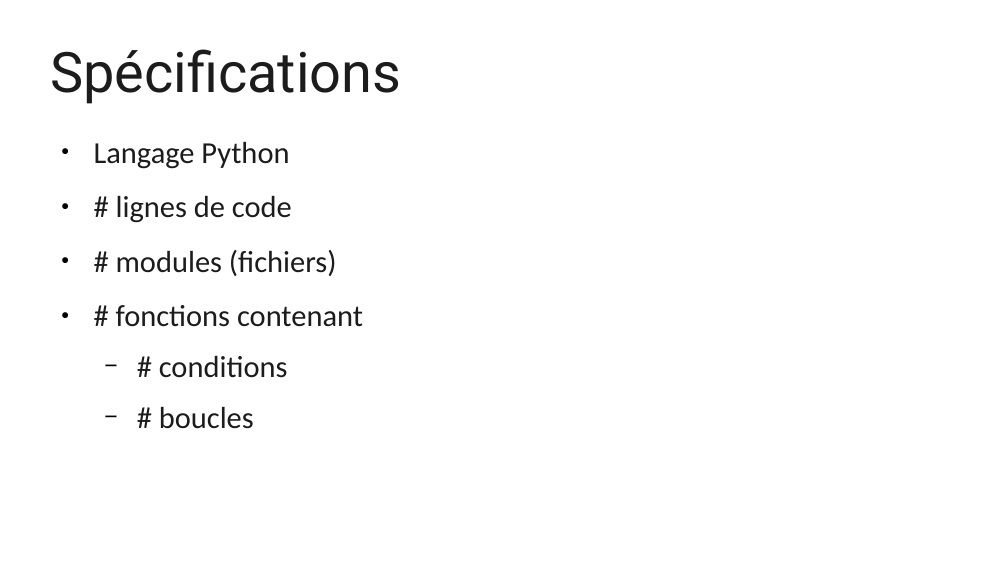
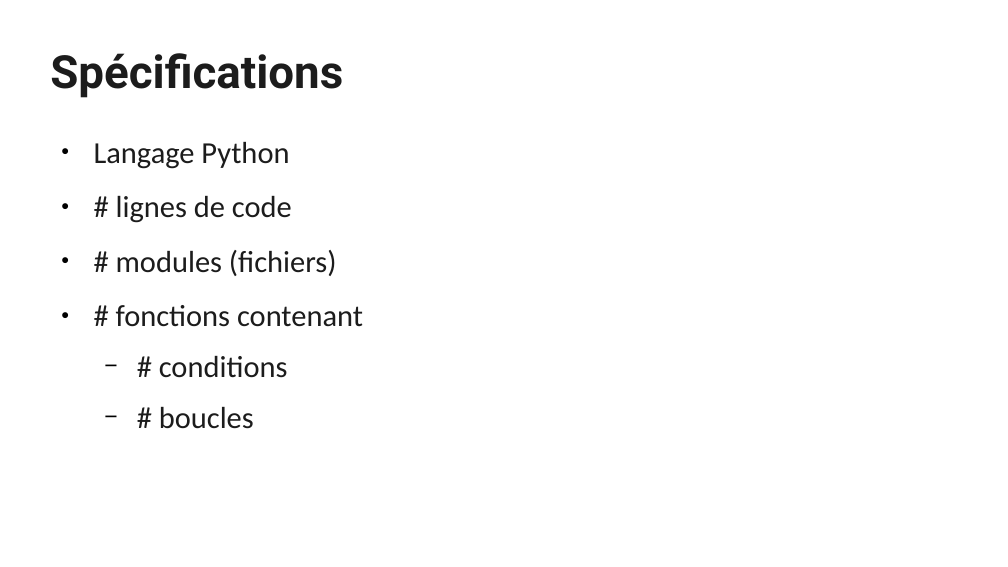
Before and after one commit to 5cover/Puissance-4, a slide deck: slide 3 of diapo.odp. Drawn at 1008x567 pixels with LibreOffice and Linux fonts; fonts in the diff are those of the drawing. Boxes give left, top, right and bottom in pixels: in the first picture for what was removed or moved away, otherwise in the second. Text is boxed around its words. In the diff, an @@ line names an element or a change of style, - is before the commit and + after.

```diff
--- a/diapo.odp
+++ b/diapo.odp
@@ title "Spécifications" at bbox=[50, 53, 343, 98]: size 44 to 36 pt, bold on @@
```
Also in this commit, not shown: 4 other slides changed, 1 slide added, 4 other files.
